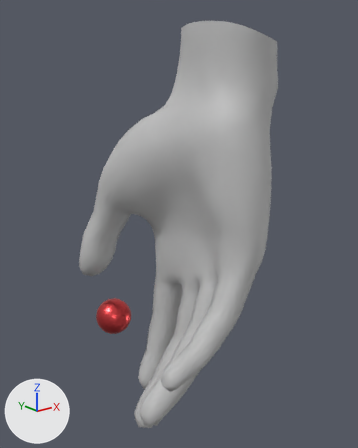
What one commit did to the glTF model packages/assets/profiles/generic-fixed-hand/right.glb.
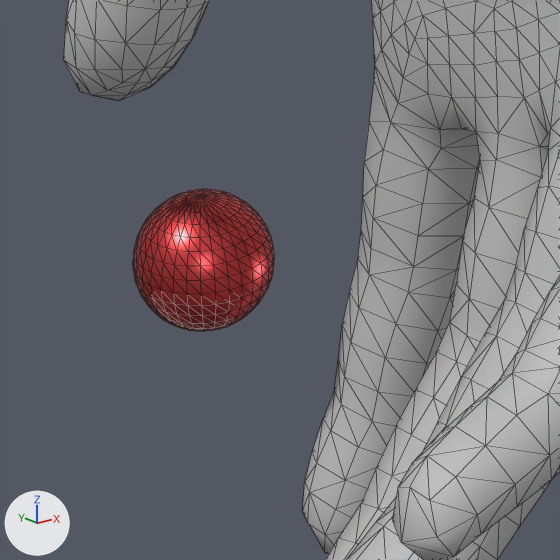
Each version is shown whole from a camera (50 mm lens) standing at (-0.1336, -0.191, 0.0581) and looking at (0.0184, -0.0009, -0.0179), then close up on the part from 18% to 57% of the width and 56% to 87% of the height. The lights are fixed; the arrows at lower left show +X, +Y and +Z. The close-ups show mesh edges as thin lines. Where no turn or scale is listed for an object, it has been applied to the vertices.

The first close-up shows 'Sphere', 'r_handMeshNode.001'.
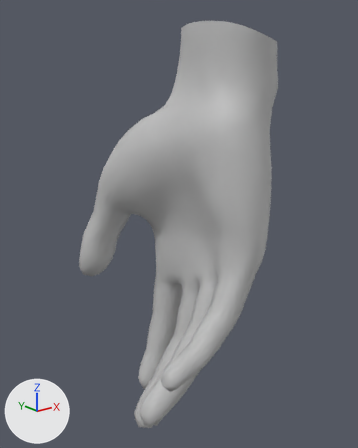
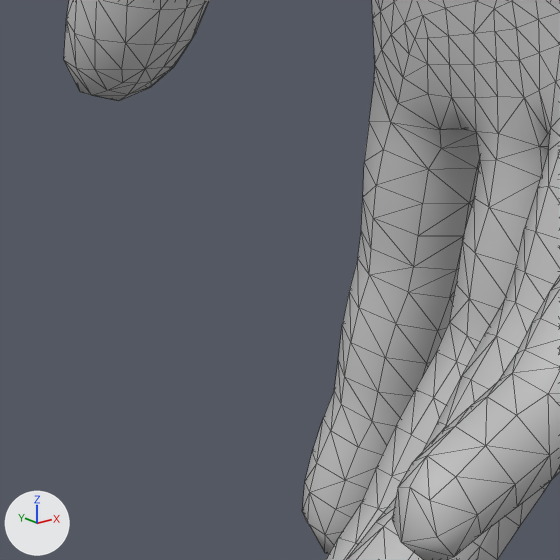
Location of each change, (x1, y1, x2, y2) in pixels of the close-ups (560 x 560 px):
'Sphere', deleted (red)
    before: (133, 189, 274, 331)

Edits to the bpy script that builds the scene:
```text
Remove ob_sphere:
    ob_sphere = bpy.data.objects.new('Sphere', me_sphere)
    ob_sphere.location = (-0.0029, 0.0322, -0.077)
```
